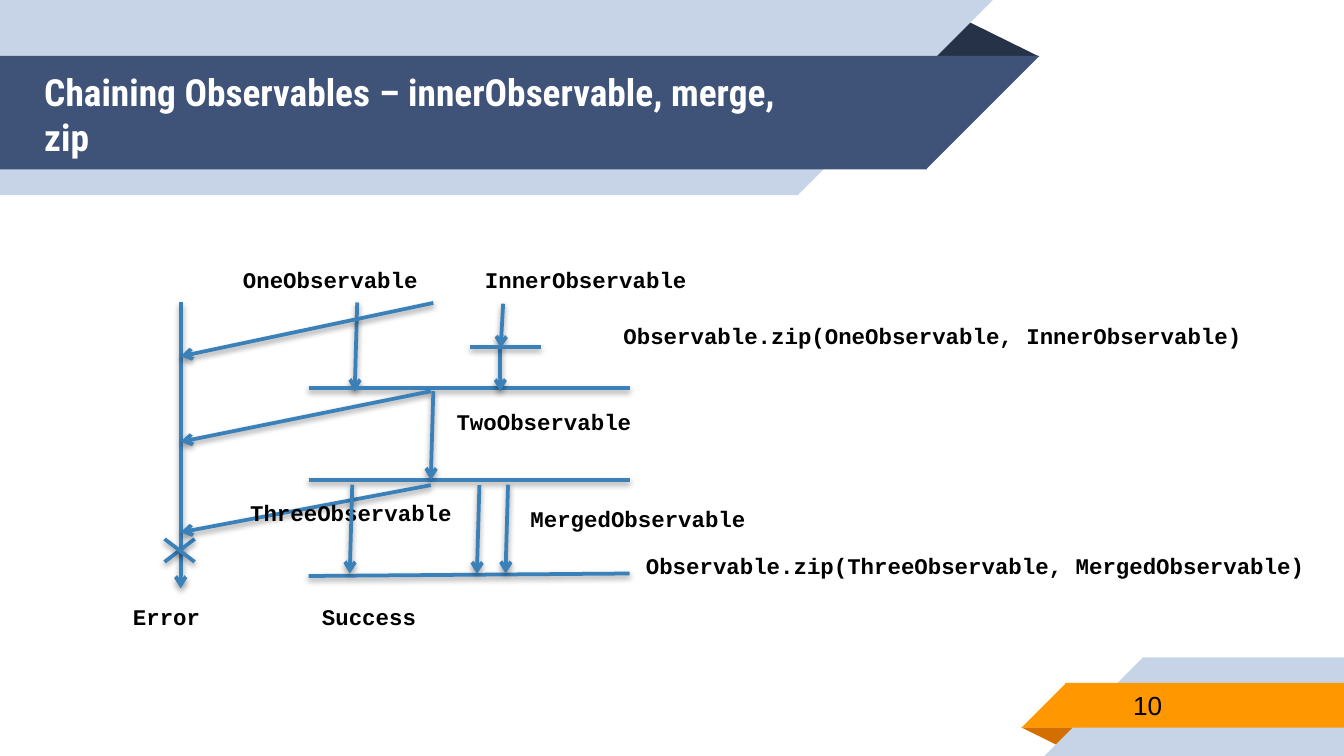
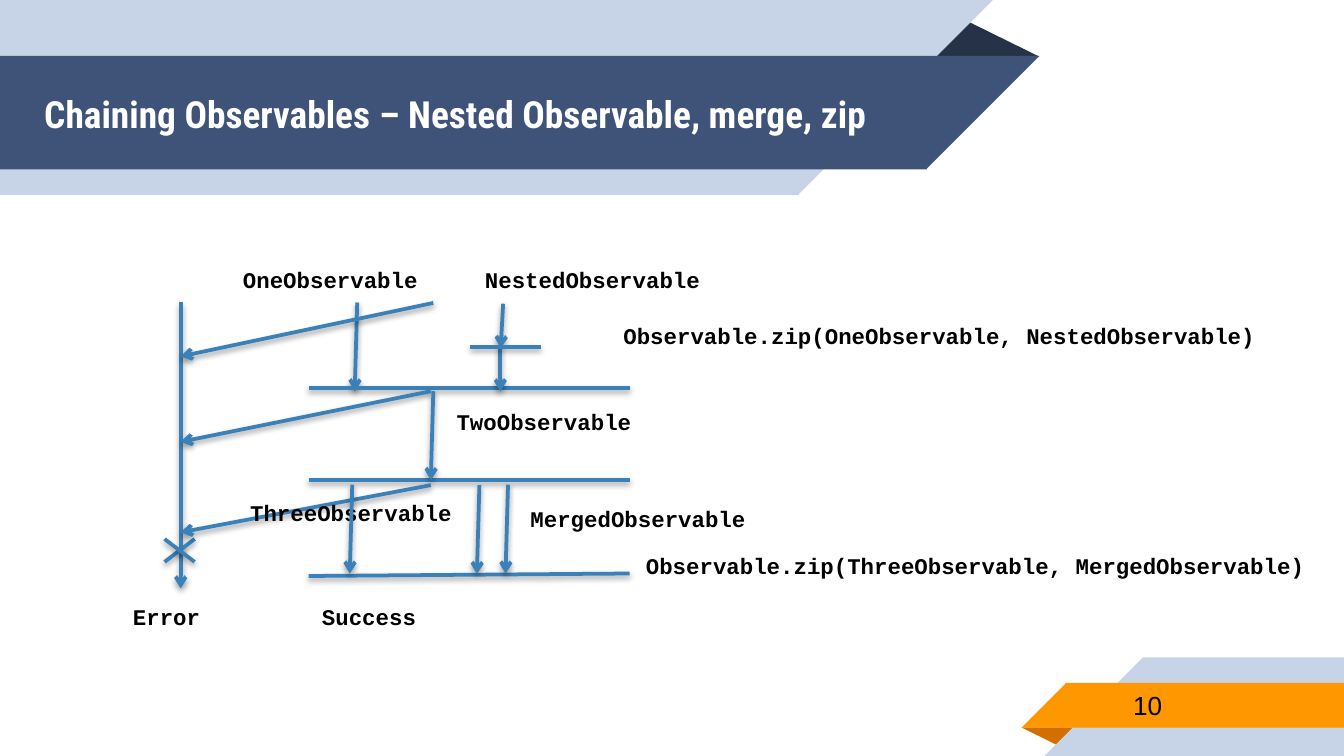
Before and after one commit to younghwankim/RxSwiftClass, a slide deck: slide 10 of ChainObservable/ObservableChain.pptx. Drawn at 1344x756 pixels with LibreOffice and Linux fonts; fonts in the diff are those of the drawing. Boxes give left, top, right and bottom in pixels: in the first picture for what was removed or moved away, otherwise in the second. Text is boxed around its words. In the diff, an @@ line names an element or a change of style, - is before the commit and + after.

Commit message:
Chaining Observables

```diff
--- a/ChainObservable/ObservableChain.pptx
+++ b/ChainObservable/ObservableChain.pptx
@@ title at <box>44,100,866,136</box>: text changed @@
-Chaining Observables – innerObservable, merge, zip
+Chaining Observables – Nested Observable, merge, zip
@@ text at <box>485,272,700,289</box>: text changed @@
-InnerObservable
+NestedObservable
@@ text at <box>623,328,1254,349</box>: text changed @@
-Observable.zip(OneObservable, InnerObservable)
+Observable.zip(OneObservable, NestedObservable)
```
Also in this commit, not shown: 1 other slide changed, 1 other file.
